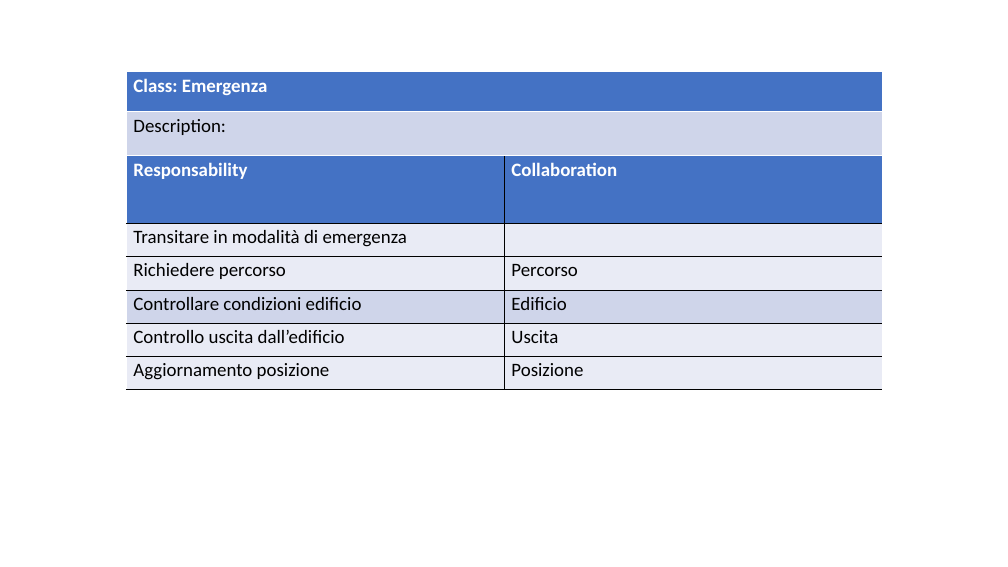
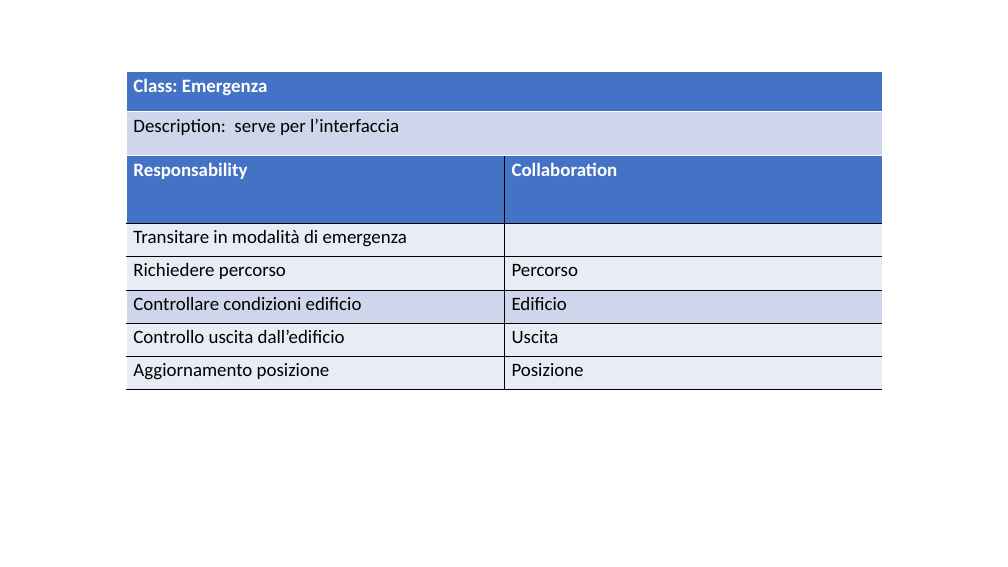
Before and after one commit to ecorradini/ProgettoIDS, a slide deck: slide 5 of AnalisiRequisiti/CRC/UT4/CRC_UT4.ppt. Drawn at 1008x567 pixels with LibreOffice and Linux fonts; fonts in the diff are those of the drawing. Boxes give left, top, right and bottom in pixels: in the first picture for what was removed or moved away, otherwise in the second. Text is boxed around its words. In the diff, an @@ line names an element or a change of style, - is before the commit and + after.

```diff
--- a/AnalisiRequisiti/CRC/UT4/CRC_UT4.ppt
+++ b/AnalisiRequisiti/CRC/UT4/CRC_UT4.ppt
@@ table at (126,71,883,156) @@
-row 2, column 1: Description:
+row 2, column 1: Description: serve per l’interfaccia
```
Also in this commit, not shown: 7 other slides changed.
